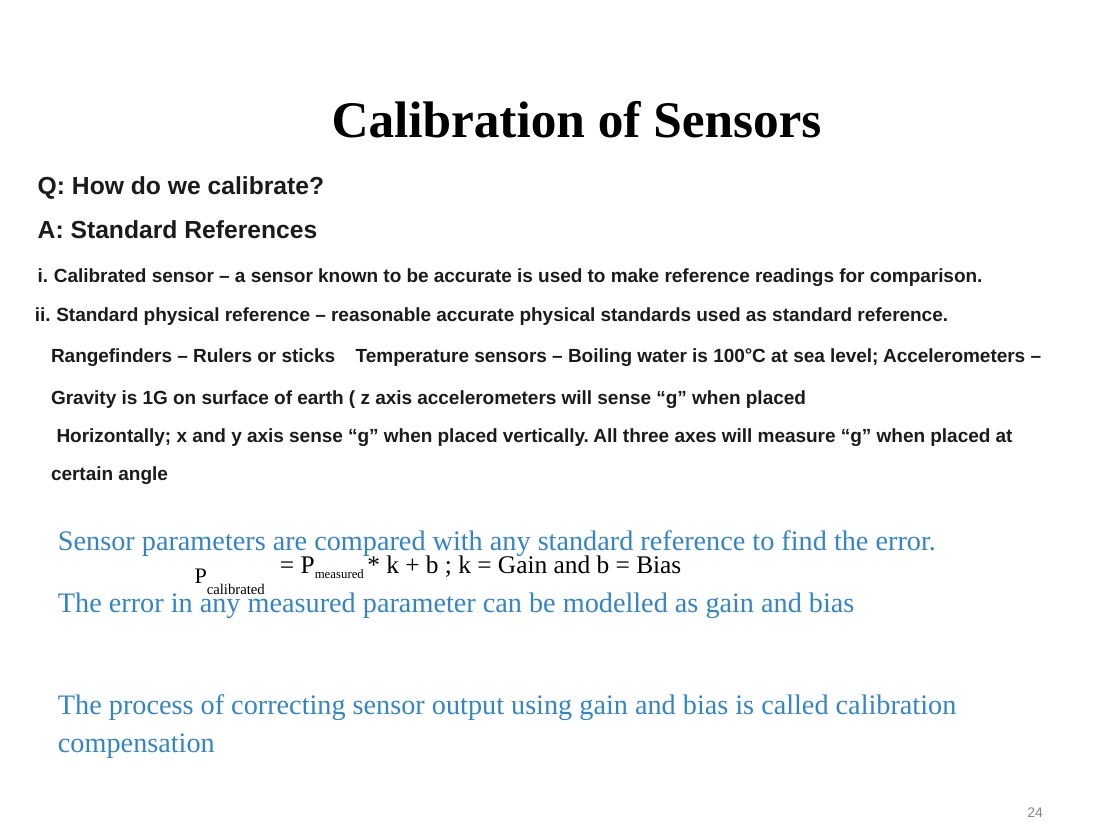
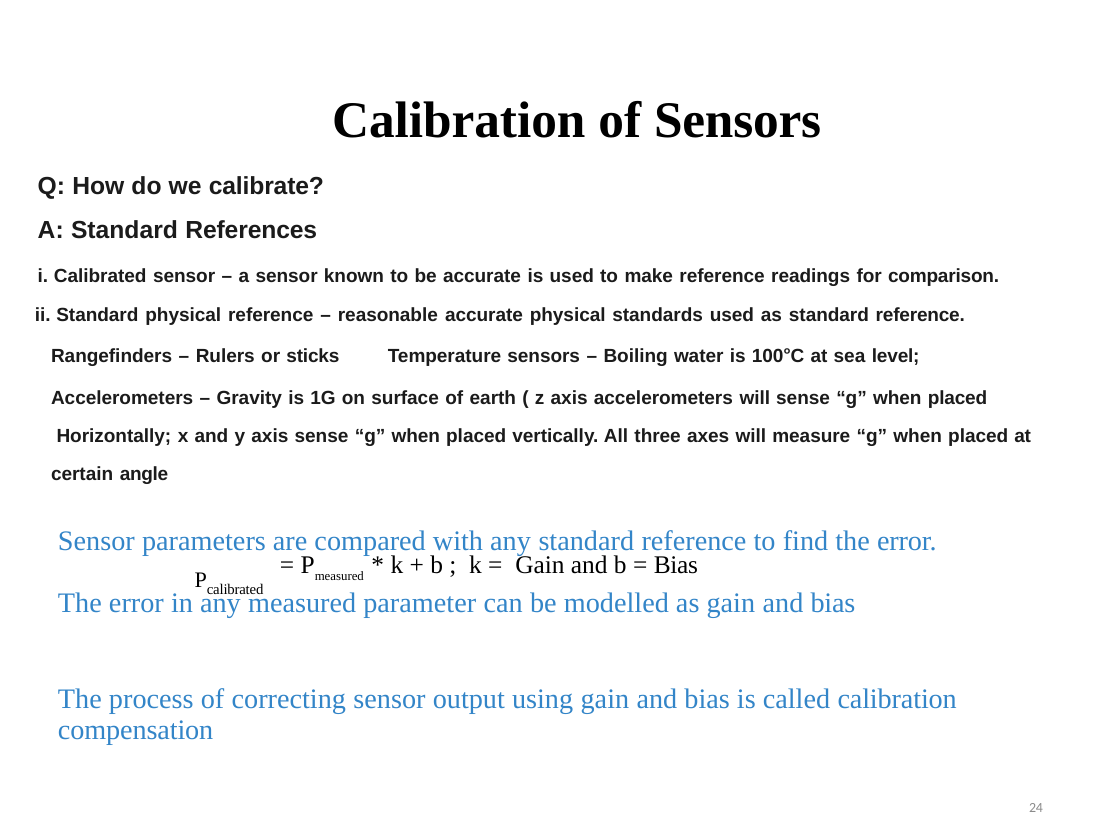
Before and after one commit to najnin26/Internet-of-Things-IoT, a slide deck: slide 24 of Chapter_5_IoT_device_components.pptx. Drawn at 1120x840 pixels with LibreOffice and Linux fonts; fonts in the diff are those of the drawing. Boxes give left, top, right and bottom in pixels: in the first picture for what was removed or moved away, otherwise in the second. Text is boxed around its words. In the diff, an @@ line names an element or a change of style, - is before the commit and + after.

```diff
--- a/Chapter_5_IoT_device_components.pptx
+++ b/Chapter_5_IoT_device_components.pptx
@@ text "Q: How do we calibrate?" at (x1=38, y1=176, x2=1030, y2=555): letter spacing 0 to -0.1 pt in "calibrate?", "References", "comparison.", "reference." and 2 more places; letter spacing 0 to -0.2 pt in "at angle"; more space between paragraphs @@
@@ text "Pcalibrated" at (x1=190, y1=554, x2=271, y2=588): now superscript in "Pcalibrated"; letter spacing 0 to -0.1 pt; more space between paragraphs @@
@@ text "= Pmeasured * k + ..." at (x1=391, y1=553, x2=698, y2=574): now subscript in "Pmeasured"; letter spacing 0 to -0.2 pt in "Bias"; more space between paragraphs @@
@@ text "The error in any measured ..." at (x1=58, y1=590, x2=957, y2=745): letter spacing 0 to -0.2 pt in "bias"; letter spacing 0 to -0.1 pt in "calibration compensation"; more space between paragraphs; line spacing 1.11 to 22.2pt @@
@@ page number at (x1=1029, y1=803, x2=1043, y2=812): font Arial to Calibri, text colour #888888 to #8C8C8C, letter spacing 0 to -0.2 pt; line spacing 2.32 to 20.9pt @@
```
Also in this commit, not shown: 57 other slides changed.
